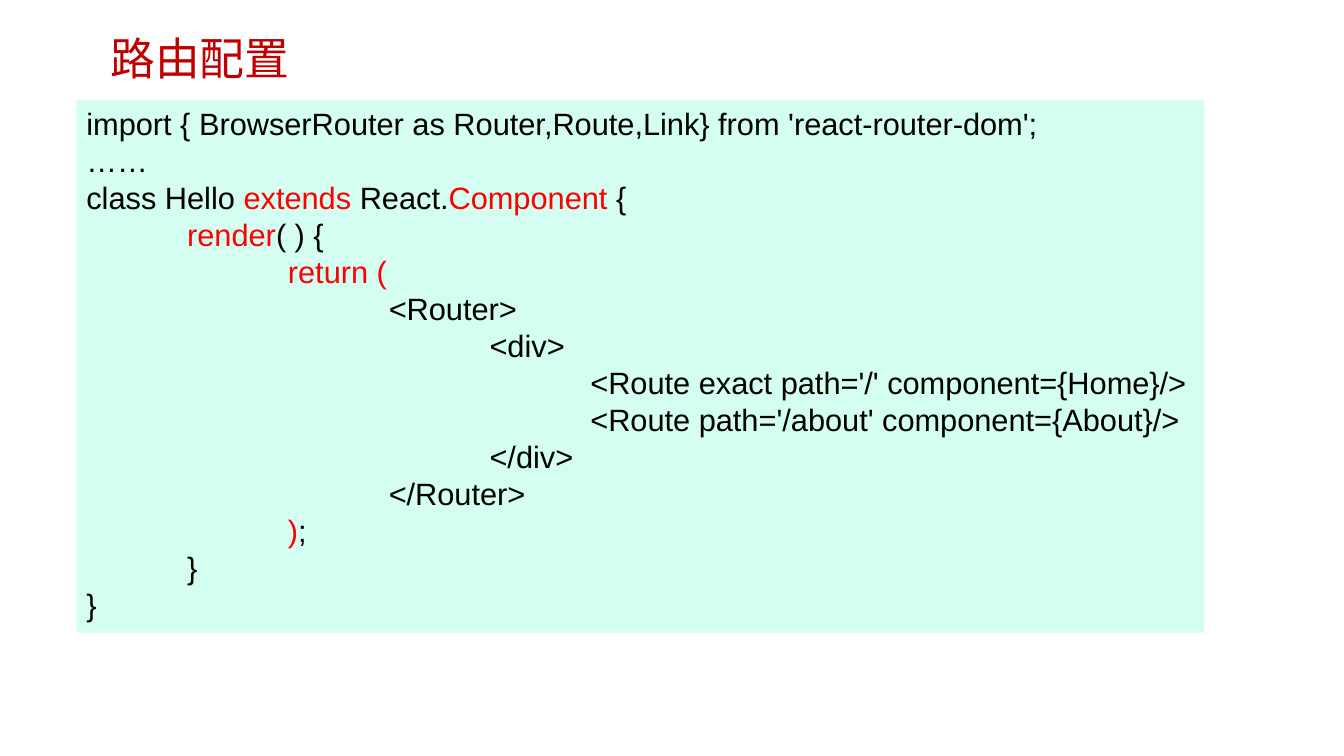
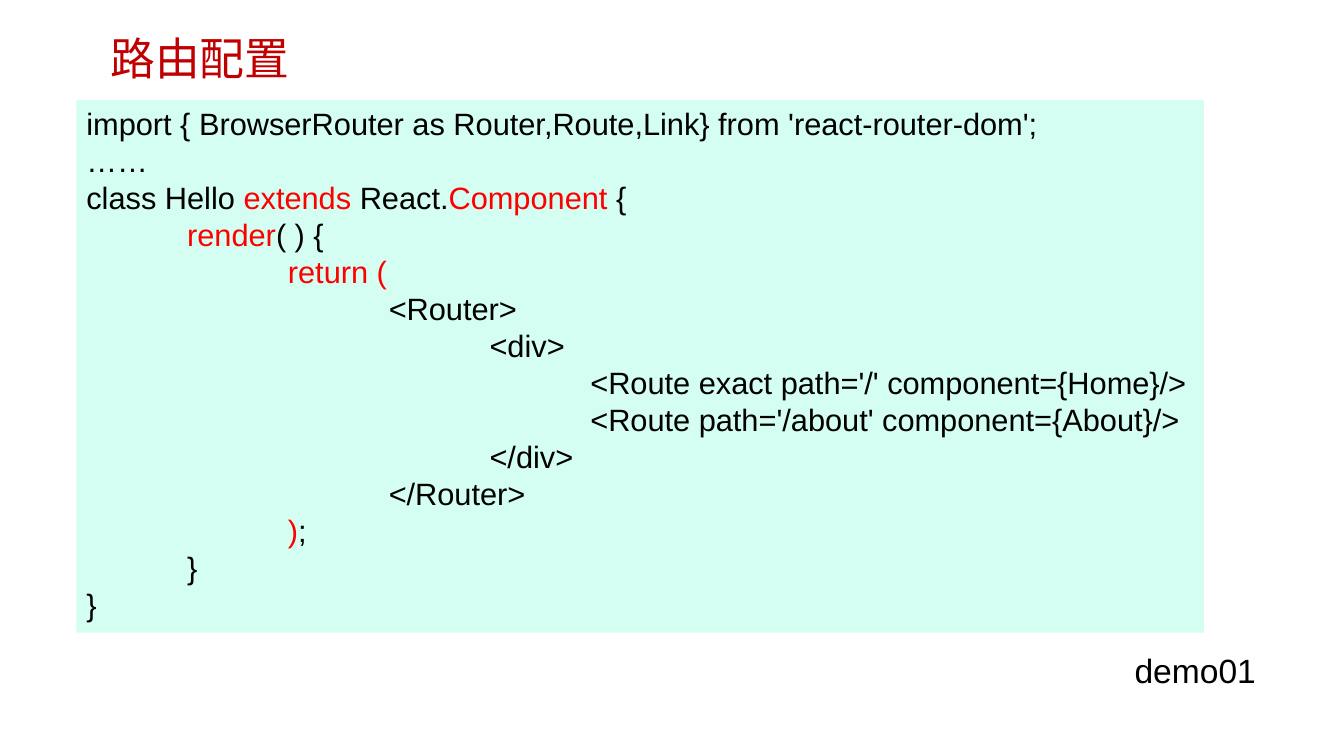
Before and after one commit to HL1115/react, a slide deck: slide 4 of router/ppt/2-1 React 路由.pptx. Drawn at 1344x756 pixels with LibreOffice and Linux fonts; fonts in the diff are those of the drawing; background and template pictures are left out. Boxes give left, top, right and bottom in pixels: in the first picture for what was removed or moved away, otherwise in the second. Text is boxed around its words. In the diff, an @@ line names an element or a change of style, - is before the commit and + after.

```diff
--- a/router/ppt/2-1 React 路由.pptx
+++ b/router/ppt/2-1 React 路由.pptx
@@ text added at [1135,658,1256,684], 24 pt, text #000000 @@
+demo01
```
Also in this commit, not shown: 2 other slides changed, 7 slides added, 1 slide removed, 2 other files.
